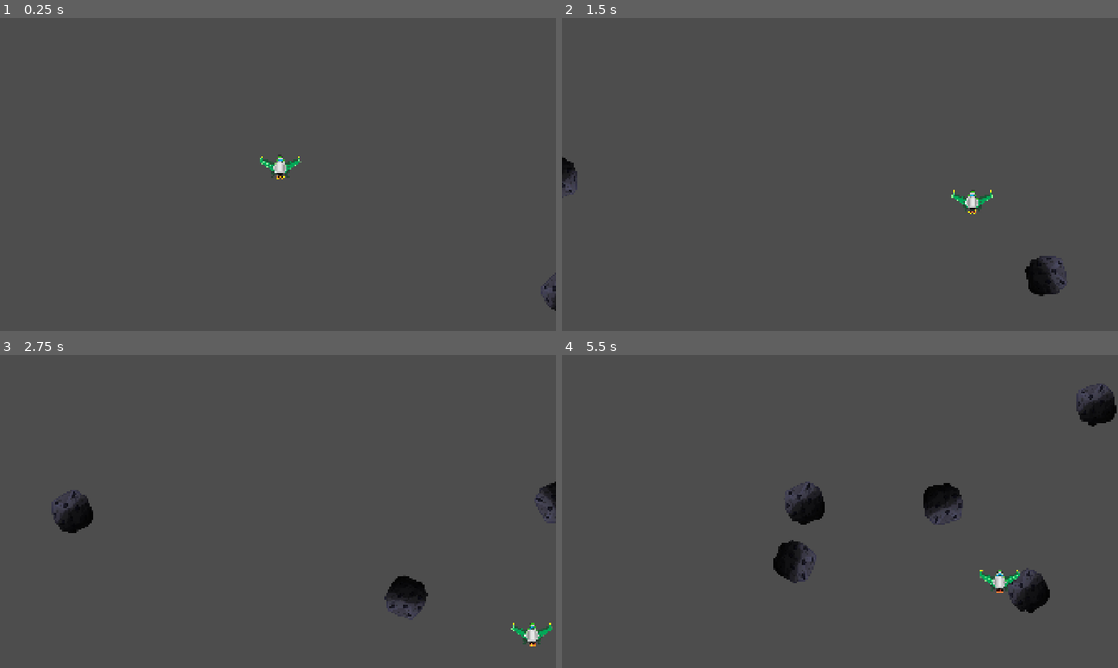
Above: before the commit, frames 1-4 (two rows, left to right).
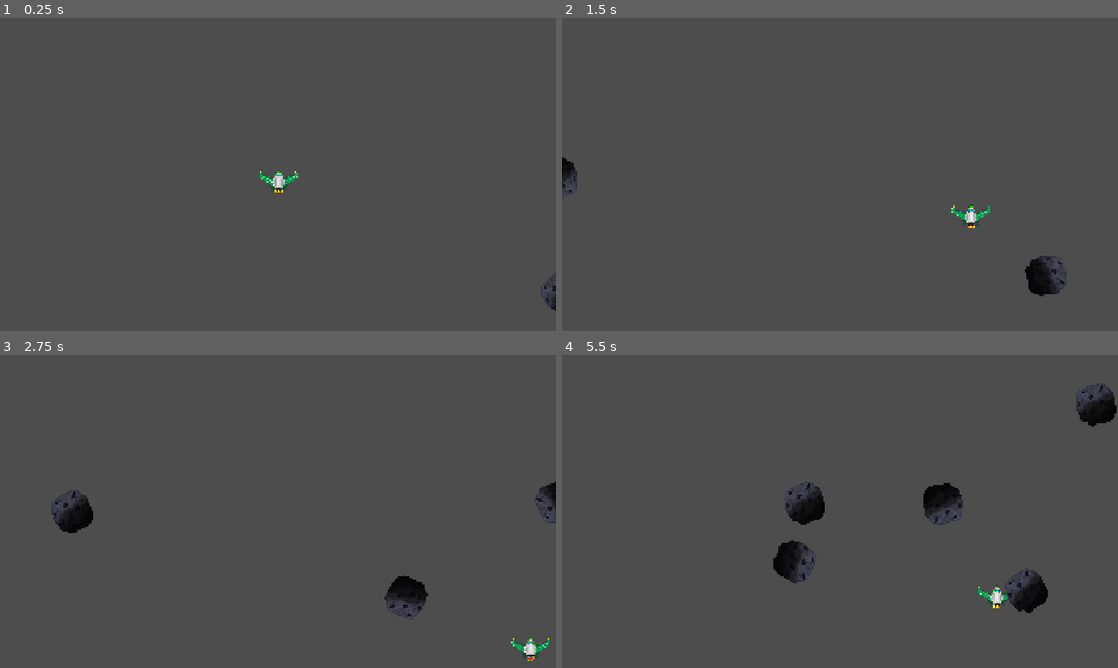
Above: after the commit, the same moments.

Repository: Mirguini/AsteroidZ
Game: Godot game, scene res://Main.tscn
The game is run twice, just before and just after one commit, with the same random seed, the same clock (stepped at 60 frames per second) and the same inputs.
Inputs:
- Up to frame 1 (0.25 s): no input
- Up to frame 2 (1.5 s): hold D (moveRight) 0.53-1.28 s; hold S (moveDown) from 1.28 s (still down)
- Up to frame 3 (2.75 s): release S (moveDown) at 2.03 s; hold D (moveRight) from 2.03 s (still down)
- Up to frame 4 (5.5 s): release D (moveRight) at 2.78 s; hold W (moveUp) 2.78-3.53 s; hold A (moveLeft) 3.53-5.03 s; hold S (moveDown) from 5.03 s (still down)

The runs differ from the first frame. In frame 1, 0.5% of the frame differs, in the area x 46-55%, y 43-56%; in frame 2, 0.5%; in frame 3, 0.5%; in frame 4, 0.6%, in the area x 74-88%, y 68-83%.

Commit message:
Reorganització escenes
Al principi vaig crear el player dintre l'escena principal, una mica com a Unity. Després d'entendre que son les escenes he reorganitzat i creat una escena pel player. Amb això, he creat un playerSpawner a la main scene per a que l'instancii quan el joc començi.

Diff:
--- a/asteroid-z/Main.tscn
+++ b/asteroid-z/Main.tscn
@@ -1,32 +1,22 @@
-[gd_scene load_steps=6 format=3 uid="uid://cynh7cmdhlbri"]
+[gd_scene load_steps=5 format=3 uid="uid://cynh7cmdhlbri"]
 
-[ext_resource type="Script" uid="uid://dcuiowus0yb5w" path="res://Player/AsteroidSpawner.gd" id="1_i6w0m"]
-[ext_resource type="Script" uid="uid://cu7aa85jadpi3" path="res://Player/playerController.gd" id="2_qphhv"]
-[ext_resource type="PackedScene" uid="uid://ba4t4nc0diy76" path="res://Asteroid.tscn" id="2_spgtu"]
-[ext_resource type="Texture2D" uid="uid://u7im126gtey" path="res://Player/nau.webp" id="3_spgtu"]
-
-[sub_resource type="RectangleShape2D" id="RectangleShape2D_qphhv"]
-size = Vector2(99, 65)
+[ext_resource type="Script" uid="uid://dcuiowus0yb5w" path="res://AsteroidSpawner/AsteroidSpawner.gd" id="1_cm0pq"]
+[ext_resource type="Script" uid="uid://dhexchyqwh5a2" path="res://Player/playerSpawner.gd" id="1_r0du0"]
+[ext_resource type="PackedScene" uid="uid://ba4t4nc0diy76" path="res://Asteroid.tscn" id="2_fos0i"]
+[ext_resource type="PackedScene" uid="uid://t2d37sioy1wh" path="res://Player/Player.tscn" id="4_cm0pq"]
 
 [node name="MainScene" type="Node2D"]
+script = ExtResource("1_r0du0")
 
 [node name="AsteroidSpawner" type="Node2D" parent="."]
 position = Vector2(-1, 21)
-script = ExtResource("1_i6w0m")
-asteroidObject = ExtResource("2_spgtu")
+script = ExtResource("1_cm0pq")
+asteroidObject = ExtResource("2_fos0i")
+
+[node name="Node2D" type="Node2D" parent="."]
+position = Vector2(-1, 21)
+script = ExtResource("1_r0du0")
+player_scene = ExtResource("4_cm0pq")
 
 [node name="Asteroids" type="Node2D" parent="."]
 position = Vector2(-1, 21)
-
-[node name="CharacterBody2D" type="CharacterBody2D" parent="."]
-position = Vector2(-1, 21)
-script = ExtResource("2_qphhv")
-
-[node name="Nau" type="Sprite2D" parent="CharacterBody2D"]
-position = Vector2(7, -25)
-scale = Vector2(0.30078125, 0.30078125)
-texture = ExtResource("3_spgtu")
-
-[node name="CollisionShape2D" type="CollisionShape2D" parent="CharacterBody2D"]
-position = Vector2(5, -26)
-shape = SubResource("RectangleShape2D_qphhv")
--- /dev/null
+++ b/asteroid-z/Player/Player.tscn
@@ -0,0 +1,19 @@
+[gd_scene load_steps=4 format=3 uid="uid://t2d37sioy1wh"]
+
+[ext_resource type="Script" uid="uid://cu7aa85jadpi3" path="res://Player/playerController.gd" id="1_q3lat"]
+[ext_resource type="Texture2D" uid="uid://u7im126gtey" path="res://Player/nau.webp" id="2_tok1r"]
+
+[sub_resource type="RectangleShape2D" id="RectangleShape2D_ddoul"]
+size = Vector2(92, 39)
+
+[node name="Player" type="CharacterBody2D"]
+script = ExtResource("1_q3lat")
+
+[node name="Sprite2D" type="Sprite2D" parent="."]
+position = Vector2(3, 4)
+scale = Vector2(0.28515625, 0.28515625)
+texture = ExtResource("2_tok1r")
+
+[node name="CollisionShape2D" type="CollisionShape2D" parent="."]
+position = Vector2(4, 3)
+shape = SubResource("RectangleShape2D_ddoul")
--- a/asteroid-z/Player/playerController.gd
+++ b/asteroid-z/Player/playerController.gd
@@ -2,17 +2,14 @@
 
 @export var speed := 600.0
 
-func _ready():
-	global_position = get_viewport_rect().size / 2
+func _process(delta: float) -> void:
+		var input_vector = Vector2.ZERO
 
-func _process(delta: float) -> void:
-	var input_vector = Vector2.ZERO
+		input_vector.x = Input.get_action_strength("moveRight") - Input.get_action_strength("moveLeft")
+		input_vector.y = Input.get_action_strength("moveDown") - Input.get_action_strength("moveUp")
 
-	input_vector.x = Input.get_action_strength("moveRight") - Input.get_action_strength("moveLeft")
-	input_vector.y = Input.get_action_strength("moveDown") - Input.get_action_strength("moveUp")
+		input_vector = input_vector.normalized()
 
-	input_vector = input_vector.normalized()
+		velocity = input_vector * speed
 
-	velocity = input_vector * speed
-
-	move_and_slide()
+		move_and_slide()
--- /dev/null
+++ b/asteroid-z/Player/playerSpawner.gd
@@ -0,0 +1,12 @@
+extends Node2D
+
+@export var player_scene: PackedScene
+
+func _ready() -> void:
+	if player_scene == null:
+		push_error("Assigna Player.tscn a player_scene")
+		return
+
+	var player = player_scene.instantiate()
+	player.global_position = get_viewport_rect().size / 2
+	add_child(player)
--- /dev/null
+++ b/asteroid-z/main.gd
@@ -0,0 +1,11 @@
+extends Node2D
+
+
+# Called when the node enters the scene tree for the first time.
+func _ready() -> void:
+	pass # Replace with function body.
+
+
+# Called every frame. 'delta' is the elapsed time since the previous frame.
+func _process(delta: float) -> void:
+	pass
Renamed: asteroid-z/Player/AsteroidSpawner.gd -> asteroid-z/AsteroidSpawner/AsteroidSpawner.gd
Renamed: asteroid-z/Player/AsteroidSpawner.gd.uid -> asteroid-z/AsteroidSpawner/AsteroidSpawner.gd.uid
Not shown, added: asteroid-z/Player/playerSpawner.gd.uid
Not shown, added: asteroid-z/main.gd.uid
